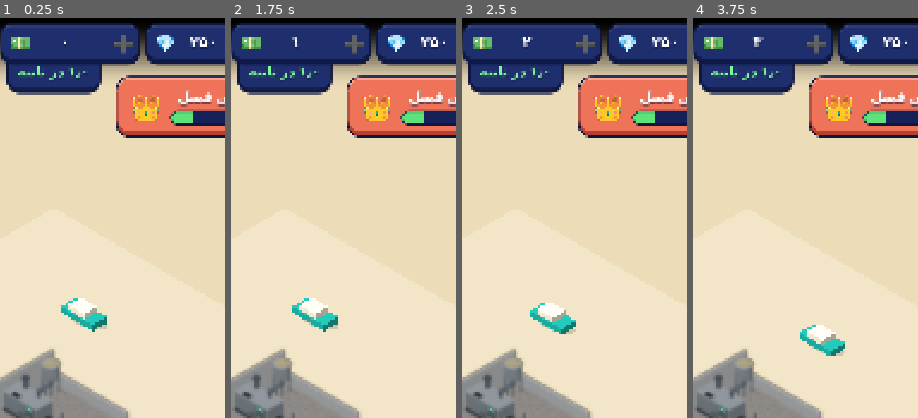
Above: before the commit, frames 1-4 (left to right).
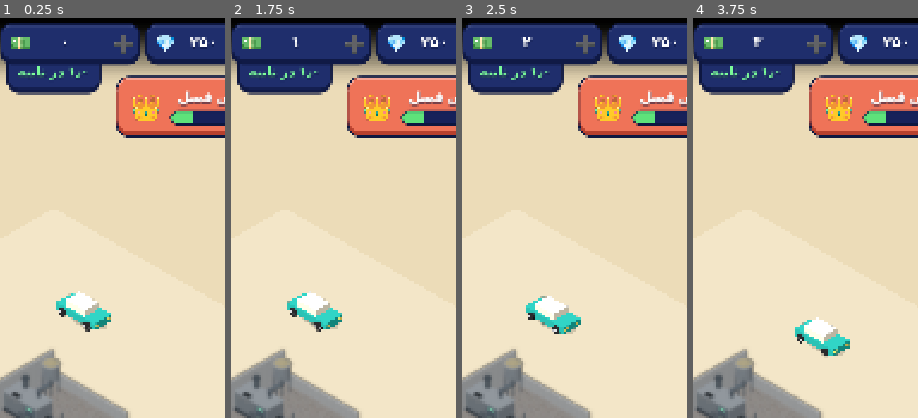
Above: after the commit, the same moments.

Repository: themahdipixl-dev/Noonvaei-godot
Game: Godot game, scene res://scenes/main.tscn
The game is run twice, just before and just after one commit, with the same random seed, the same clock (stepped at 60 frames per second) and the same inputs.
Inputs (mouse positions are % of the whole screen's width and height, from its top left):
- Up to frame 1 (0.25 s): no input
- Up to frame 2 (1.75 s): click (65, 3) at 0.52 s; click (95, 3) at 1.27 s
- Up to frame 3 (2.5 s): click (81, 11) at 2.02 s
- Up to frame 4 (3.75 s): click (94, 19) at 2.77 s; click (20, 11) at 3.52 s
The pictures show only the part of the screen within x 38-88%, y 0-50%; the shares and areas given below are measured in that part.

The runs differ from the first frame. In frame 1, 0.8% of the frame differs, in the area x 24-50%, y 68-79%; in frame 2, 0.8%; in frame 3, 0.8%; in frame 4, 0.8%.

Commit message:
Add 3D car model support: loads <id>.glb if present, else a light 3D placeholder car

Diff:
--- a/scripts/world/car_driver.gd
+++ b/scripts/world/car_driver.gd
@@ -12,10 +12,16 @@
 ##   Rim: rotate + scaleX on a View             ->  Node2D (rotation + scale.x) holding a spinning Sprite2D
 ##   Svg ground shadow                          ->  polygons drawn by `_draw_body`
 ##
-## If the car images are not in the project yet, a simple iso box is drawn instead (placeholder).
+## What is shown as the car body (first match wins):
+##   1. a 3D model file  <id>.glb  in the project           -> CarModel3D (real model)
+##   2. all 4 direction sprites (+ optional rims / turn sheet) -> sprites (original RN look)
+##   3. nothing of the above                                 -> CarModel3D placeholder car (simple 3D boxes)
+## So dropping `peugeot_pars.glb` into the project replaces the placeholder (see scripts/world/car_model_3d.gd).
 
 ## horizontal screen sign of each sprite's forward direction (JS: f[0] >= 0 ? 1 : -1) for sw, se, ne, nw
 const SPIN_SIGN: Array[float] = [-1.0, 1.0, 1.0, -1.0]
+## how far ahead (tiles) the 3D model looks to find its heading
+const MODEL_LOOKAHEAD := 0.2
 
 var _car: Dictionary = {}
 var _projector: Iso
@@ -43,6 +49,8 @@
 ## number of heading frames between two main directions (turn sheet) - 1 when there is no turn sheet
 var _per := 1
 var _has_art := false
+## 3D car (real .glb model or the placeholder); null when the sprites are used
+var _model: CarModel3D
 var _shadow_rings: Array = []  # [parity 0 rings, parity 1 rings]; each ring is a PackedVector2Array
 
 
@@ -84,6 +92,8 @@
 	var rim_k := float(_car.get("rim_k", 0.566))
 	var rim_rot: Dictionary = _car.get("rim_rot", {})
 
+	var has_glb := CarModel3D.find_model(id) != ""
+
 	var tex_list: Array[Texture2D] = []
 	var all_ok := true
 	for d in CarPhysics.DIRS:
@@ -91,9 +101,12 @@
 		tex_list.append(t)
 		if t == null:
 			all_ok = false
-	_has_art = all_ok
-	if not _has_art:
-		return  # placeholder box is drawn by _draw_body
+
+	# a 3D model file wins; with no sprites either, a simple 3D placeholder car is shown
+	if has_glb or not all_ok:
+		_build_model()
+		return
+	_has_art = true
 
 	var rim_tex := EnvironmentAssets.get_texture(EnvironmentAssets.vehicle_rim_path(id))
 
@@ -162,6 +175,15 @@
 		_body.add_child(_turn)
 
 
+## 3D car: the real <id>.glb when it exists in the project, otherwise a simple placeholder car.
+func _build_model() -> void:
+	var len_tiles := float(_car["shadow"]["length"])
+	_model = CarModel3D.new()
+	_model.name = "Model3D"
+	_body.add_child(_model)
+	_model.setup(String(_car["id"]), _projector.tile_w, len_tiles, _car.get("model", {}))
+
+
 ## Ground shadow rings (3 soft ellipses) around the car, in `_body` local px.
 func _make_shadow(along_x: bool) -> Array:
 	var cfg: Dictionary = _car["shadow"]
@@ -221,6 +243,12 @@
 				_turn.frame = posmod(_frame + _turn_offset + _turn_frames, _turn_frames)
 		for sp in _spinners:
 			sp.rotation_degrees = float(sp.get_meta("sign")) * _ang
+
+	if _model != null:
+		# heading = direction of the route a little ahead of the car
+		var q := CarPhysics.path_at(_path, _s + MODEL_LOOKAHEAD)
+		_model.update_pose(Vector2(float(q[0]) - float(p[0]), float(q[1]) - float(p[1])), _ang)
+
 	_body.queue_redraw()
 
 
@@ -231,54 +259,9 @@
 	return Vector2((u.x - u.y) * _projector.tile_w / 2.0, (u.x + u.y) * _projector.tile_h / 2.0 - z)
 
 
-## Shadow on the ground (+ placeholder box when there is no art). `_body` local space, origin = ground point.
+## Shadow on the ground. `_body` local space, origin = ground point. (The car itself is a child node.)
 func _draw_body(c: CanvasItem) -> void:
 	var rings: Array = _shadow_rings[_dir % 2]
 	var alpha := float(_car["shadow"]["opacity"]) * 0.5
 	for ring in rings:
 		c.draw_colored_polygon(ring, Color(0, 0, 0, alpha))
-	if _has_art:
-		return
-
-	# placeholder: a body + cabin box pointing along the route
-	var a := CarPhysics.path_at(_path, _s)
-	var b := CarPhysics.path_at(_path, _s + 0.25)
-	var fwd := Vector2(float(b[0]) - float(a[0]), float(b[1]) - float(a[1]))
-	fwd = fwd.normalized() if fwd.length() > 0.0001 else Vector2.RIGHT
-	var sh: Dictionary = _car["shadow"]
-	var half_len := float(sh["length"]) * 0.42
-	var half_w := float(sh["width"]) * 0.42
-	_draw_prism(c, fwd, half_len, half_w, 0.0, 14.0, Palette.TEAL, 0.0)
-	_draw_prism(c, fwd, half_len * 0.5, half_w * 0.9, 14.0, 26.0, Palette.CREAM, -half_len * 0.1)
-
-
-## Iso box on the ground plane: 4 side faces (back to front), then the top.
-func _draw_prism(c: CanvasItem, fwd: Vector2, half_len: float, half_w: float,
-		z0: float, z1: float, color: Color, shift: float) -> void:
-	var right := Vector2(-fwd.y, fwd.x)
-	var ctr := fwd * shift
-	var corners: Array[Vector2] = [
-		ctr + fwd * half_len + right * half_w,
-		ctr + fwd * half_len - right * half_w,
-		ctr - fwd * half_len - right * half_w,
-		ctr - fwd * half_len + right * half_w,
-	]
-	var light := Vector2(-1.0, 1.0).normalized()
-	var faces: Array = []
-	for i in 4:
-		var pa := corners[i]
-		var pb := corners[(i + 1) % 4]
-		var mid := (pa + pb) / 2.0
-		var normal := (mid - ctr).normalized()
-		faces.append({
-			"depth": mid.x + mid.y,
-			"quad": PackedVector2Array([
-				_grid_to_local(pa, z0), _grid_to_local(pb, z0), _grid_to_local(pb, z1), _grid_to_local(pa, z1)]),
-			"color": Iso.shade(color, 0.8 + 0.2 * normal.dot(light)),
-		})
-	faces.sort_custom(func(f1: Dictionary, f2: Dictionary) -> bool: return float(f1["depth"]) < float(f2["depth"]))
-	for f in faces:
-		c.draw_colored_polygon(f["quad"], f["color"])
-	c.draw_colored_polygon(PackedVector2Array([
-		_grid_to_local(corners[0], z1), _grid_to_local(corners[1], z1),
-		_grid_to_local(corners[2], z1), _grid_to_local(corners[3], z1)]), Iso.shade(color, 1.12))
--- /dev/null
+++ b/scripts/world/car_model_3d.gd
@@ -0,0 +1,269 @@
+class_name CarModel3D
+extends Node2D
+## A real 3D car shown inside the 2D isometric world.
+##
+## How it works: the model lives in its own SubViewport (transparent background) with an orthographic
+## camera at the isometric angle. The viewport texture is shown by a Sprite2D, so the rest of the game
+## (Node2D layers, shadows, camera) does not change.
+##
+## Which model is shown:
+##   1. <id>.glb (or .gltf) found in the project  ->  the real model
+##   2. nothing found                              ->  a light placeholder car built from boxes
+##
+## Folders searched for <id>.glb (first match wins), e.g. <id> = peugeot_pars:
+##   res://assets/vehicles/peugeot_pars/peugeot_pars.glb   (recommended)
+##   res://assets/vehicles/peugeot_pars.glb
+##   res://assets/models/peugeot_pars.glb
+##   res://models/peugeot_pars.glb
+##   res://peugeot_pars.glb
+##
+## Optional tuning: add a "model" dictionary to the car in world_config.gd:
+##   "model": {
+##       "yaw_offset": 0.0,       # degrees; use 90 / 180 / -90 if the car drives sideways or backwards
+##       "scale": 1.0,            # size multiplier on screen
+##       "spin_wheels": false,    # spin nodes named *wheel* in the .glb (only if their pivots are at the wheel centres)
+##   }
+## The car length on screen is taken from car["shadow"]["length"] (tiles).
+##
+## Model convention: the car must look towards +Z (glTF default). The model is automatically centred,
+## put on the ground and scaled, so the original size / origin of the file does not matter.
+
+const VIEW_PX := 384
+const ORTHO_SIZE := 6.0
+## the car is normalised to this length (3D units)
+const CAR_LENGTH := 4.0
+## asin(1 / sqrt(3)): the camera pitch that matches the 0.577 (tileH / tileW) ground ratio of the world
+const PITCH_DEG := 35.264
+const EXTENSIONS: Array[String] = ["glb", "gltf"]
+
+var _viewport: SubViewport
+var _sprite: Sprite2D
+var _pivot: Node3D
+var _yaw := 0.0
+var _yaw_offset := 0.0
+var _has_yaw := false
+## [{ "node": Node3D, "base": Basis }]
+var _wheels: Array = []
+var _from_file := false
+
+
+## Path of the model file of this car id, or "" when there is none in the project.
+static func find_model(id: String) -> String:
+	var dirs: Array[String] = [
+		"res://assets/vehicles/%s/" % id,
+		"res://assets/vehicles/",
+		"res://assets/models/",
+		"res://models/",
+		"res://",
+	]
+	for d in dirs:
+		for ext in EXTENSIONS:
+			var p := "%s%s.%s" % [d, id, ext]
+			if ResourceLoader.exists(p):
+				return p
+	return ""
+
+
+func is_from_file() -> bool:
+	return _from_file
+
+
+## `length_tiles` = car length in grid tiles, `tile_w` = tile width in px (Iso.tile_w).
+func setup(car_id: String, tile_w: float, length_tiles: float, cfg: Dictionary = {}) -> void:
+	_yaw_offset = float(cfg.get("yaw_offset", 0.0))
+
+	# ---- viewport with its own 3D world
+	_viewport = SubViewport.new()
+	_viewport.name = "View3D"
+	_viewport.size = Vector2i(VIEW_PX, VIEW_PX)
+	_viewport.transparent_bg = true
+	_viewport.own_world_3d = true
+	_viewport.msaa_3d = Viewport.MSAA_2X
+	_viewport.gui_disable_input = true
+	_viewport.render_target_update_mode = SubViewport.UPDATE_ALWAYS
+	add_child(_viewport)
+
+	var env := Environment.new()
+	env.ambient_light_source = Environment.AMBIENT_SOURCE_COLOR
+	env.ambient_light_color = Color(1, 1, 1)
+	env.ambient_light_energy = 0.5
+
+	var cam := Camera3D.new()
+	cam.projection = Camera3D.PROJECTION_ORTHOGONAL
+	cam.size = ORTHO_SIZE
+	cam.near = 0.1
+	cam.far = 100.0
+	cam.environment = env
+	var pitch := deg_to_rad(PITCH_DEG)
+	cam.rotation_degrees = Vector3(-PITCH_DEG, 0.0, 0.0)
+	cam.position = Vector3(0.0, sin(pitch) * 30.0, cos(pitch) * 30.0)
+	_viewport.add_child(cam)
+
+	var sun := DirectionalLight3D.new()
+	sun.light_energy = 1.1
+	sun.basis = Basis.looking_at(Vector3(0.45, -0.8, -0.35).normalized(), Vector3.UP)
+	_viewport.add_child(sun)
+
+	# ---- the car
+	_pivot = Node3D.new()
+	_pivot.name = "Pivot"
+	_viewport.add_child(_pivot)
+
+	var content: Node3D = null
+	var path := find_model(car_id)
+	if path != "":
+		content = _load_model(path)
+		if content != null:
+			_from_file = true
+			if bool(cfg.get("spin_wheels", false)):
+				_collect_wheels(content)
+			print("CarModel3D[%s]: using model %s" % [car_id, path])
+	if content == null:
+		content = _build_placeholder()
+		print("CarModel3D[%s]: no .glb found, showing the placeholder car (put %s.glb in res://assets/vehicles/%s/)" % [car_id, car_id, car_id])
+	_pivot.add_child(content)
+
+	# ---- show the viewport as a sprite whose centre = the ground point under the car
+	_sprite = Sprite2D.new()
+	_sprite.name = "Render"
+	_sprite.texture = _viewport.get_texture()
+	_sprite.centered = true
+	add_child(_sprite)
+
+	# px per 3D unit on screen so that the car is `length_tiles` long on the iso ground
+	var units_per_tile := CAR_LENGTH / maxf(length_tiles, 0.1)
+	var px_per_unit := tile_w / (sqrt(2.0) * units_per_tile) * float(cfg.get("scale", 1.0))
+	_sprite.scale = Vector2.ONE * (px_per_unit / (float(VIEW_PX) / ORTHO_SIZE))
+
+
+## `grid_fwd` = driving direction in grid coordinates, `wheel_deg` = wheel angle in degrees.
+func update_pose(grid_fwd: Vector2, wheel_deg: float) -> void:
+	if _pivot == null:
+		return
+	if grid_fwd.length_squared() > 0.000001:
+		# grid (x, y) -> ground plane of the 3D view: X = (x - y), Z = (x + y)  (Z points to the camera)
+		var target := atan2(grid_fwd.x - grid_fwd.y, grid_fwd.x + grid_fwd.y) + deg_to_rad(_yaw_offset)
+		if _has_yaw:
+			_yaw = lerp_angle(_yaw, target, 0.4)
+		else:
+			_yaw = target
+			_has_yaw = true
+		_pivot.rotation.y = _yaw
+	var spin := deg_to_rad(wheel_deg)
+	for w in _wheels:
+		(w["node"] as Node3D).basis = (w["base"] as Basis) * Basis(Vector3.RIGHT, spin)
+
+
+# ------------------------------------------------------------------ real model
+
+func _load_model(path: String) -> Node3D:
+	var res := load(path)
+	if res is PackedScene:
+		var inst := (res as PackedScene).instantiate()
+		if inst is Node3D:
+			return _normalize(inst as Node3D)
+		inst.free()
+	push_warning("CarModel3D: could not use %s, showing the placeholder car instead" % path)
+	return null
+
+
+## Centres the model on the ground point, puts it on y = 0 and scales its length to CAR_LENGTH.
+func _normalize(root: Node3D) -> Node3D:
+	var box: Array = []
+	_collect_aabb(root, Transform3D.IDENTITY, box)
+	var holder := Node3D.new()
+	holder.name = "Normalized"
+	holder.add_child(root)
+	if box.is_empty():
+		return holder
+	var bb: AABB = box[0]
+	var longest := maxf(bb.size.x, bb.size.z)
+	if longest <= 0.0001:
+		return holder
+	var k := CAR_LENGTH / longest
+	holder.scale = Vector3(k, k, k)
+	var c := bb.get_center()
+	holder.position = Vector3(-c.x * k, -bb.position.y * k, -c.z * k)
+	return holder
+
+
+func _collect_aabb(node: Node, xform: Transform3D, box: Array) -> void:
+	var t := xform
+	if node is Node3D:
+		t = xform * (node as Node3D).transform
+	if node is MeshInstance3D and (node as MeshInstance3D).mesh != null:
+		var b: AABB = t * (node as MeshInstance3D).mesh.get_aabb()
+		if box.is_empty():
+			box.append(b)
+		else:
+			box[0] = (box[0] as AABB).merge(b)
+	for c in node.get_children():
+		_collect_aabb(c, t, box)
+
+
+func _collect_wheels(node: Node) -> void:
+	for c in node.get_children():
+		if c is Node3D and String(c.name).to_lower().contains("wheel"):
+			_wheels.append({"node": c, "base": (c as Node3D).basis})
+		else:
+			_collect_wheels(c)
+
+
+# ------------------------------------------------------------------ placeholder
+
+## A small car made of boxes + 4 wheels, looking towards +Z. Headlights (yellow) show the front.
+func _build_placeholder() -> Node3D:
+	var root := Node3D.new()
+	root.name = "PlaceholderCar"
+
+	var body := _box(Vector3(1.8, 0.6, 4.0), Palette.TEAL)
+	body.position = Vector3(0.0, 0.55, 0.0)
+	root.add_child(body)
+
+	var cabin := _box(Vector3(1.5, 0.55, 2.0), Palette.CREAM)
+	cabin.position = Vector3(0.0, 1.125, -0.2)
+	root.add_child(cabin)
+
+	for sx in [-1.0, 1.0]:
+		var lamp := _box(Vector3(0.4, 0.18, 0.06), Color(1.0, 0.9, 0.4))
+		lamp.position = Vector3(float(sx) * 0.55, 0.6, 2.0)
+		root.add_child(lamp)
+		var tail := _box(Vector3(0.4, 0.18, 0.06), Color(0.85, 0.15, 0.15))
+		tail.position = Vector3(float(sx) * 0.55, 0.6, -2.0)
+		root.add_child(tail)
+
+	for sx in [-1.0, 1.0]:
+		for sz in [-1.0, 1.0]:
+			var wheel := Node3D.new()
+			wheel.name = "Wheel"
+			wheel.position = Vector3(float(sx) * 0.92, 0.35, float(sz) * 1.3)
+			root.add_child(wheel)
+			var tyre := CylinderMesh.new()
+			tyre.top_radius = 0.35
+			tyre.bottom_radius = 0.35
+			tyre.height = 0.28
+			var tyre_node := MeshInstance3D.new()
+			tyre_node.mesh = tyre
+			tyre_node.material_override = _mat(Color(0.12, 0.12, 0.13))
+			tyre_node.rotation_degrees = Vector3(0.0, 0.0, 90.0)  # axle along X
+			wheel.add_child(tyre_node)
+			# a light bar across the wheel so that the spinning can be seen
+			wheel.add_child(_box(Vector3(0.32, 0.08, 0.5), Color(0.8, 0.8, 0.82)))
+			_wheels.append({"node": wheel, "base": wheel.basis})
+	return root
+
+
+static func _box(size: Vector3, color: Color) -> MeshInstance3D:
+	var mesh := BoxMesh.new()
+	mesh.size = size
+	var node := MeshInstance3D.new()
+	node.mesh = mesh
+	node.material_override = _mat(color)
+	return node
+
+
+static func _mat(color: Color) -> StandardMaterial3D:
+	var mat := StandardMaterial3D.new()
+	mat.albedo_color = color
+	mat.roughness = 0.85
+	return mat
